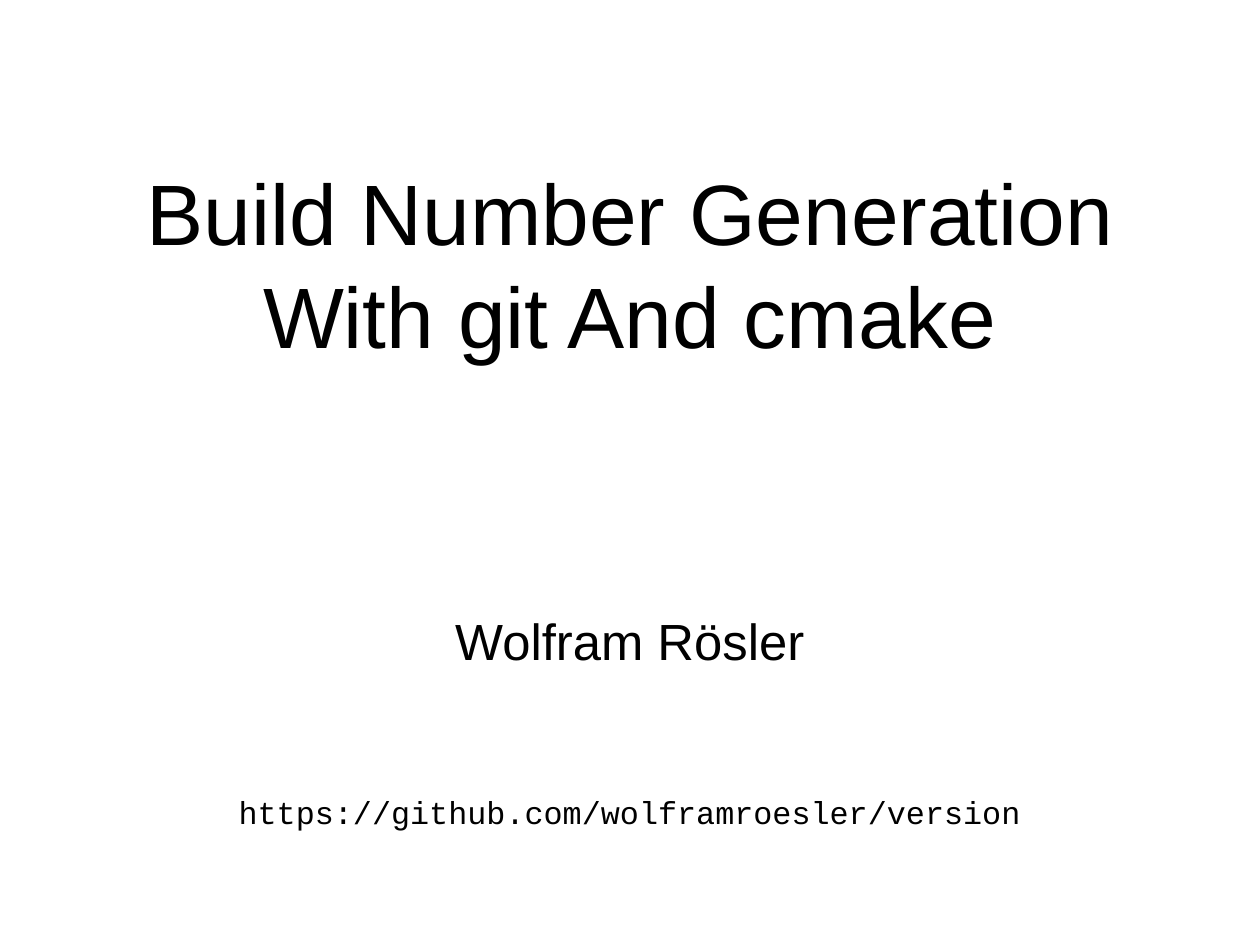
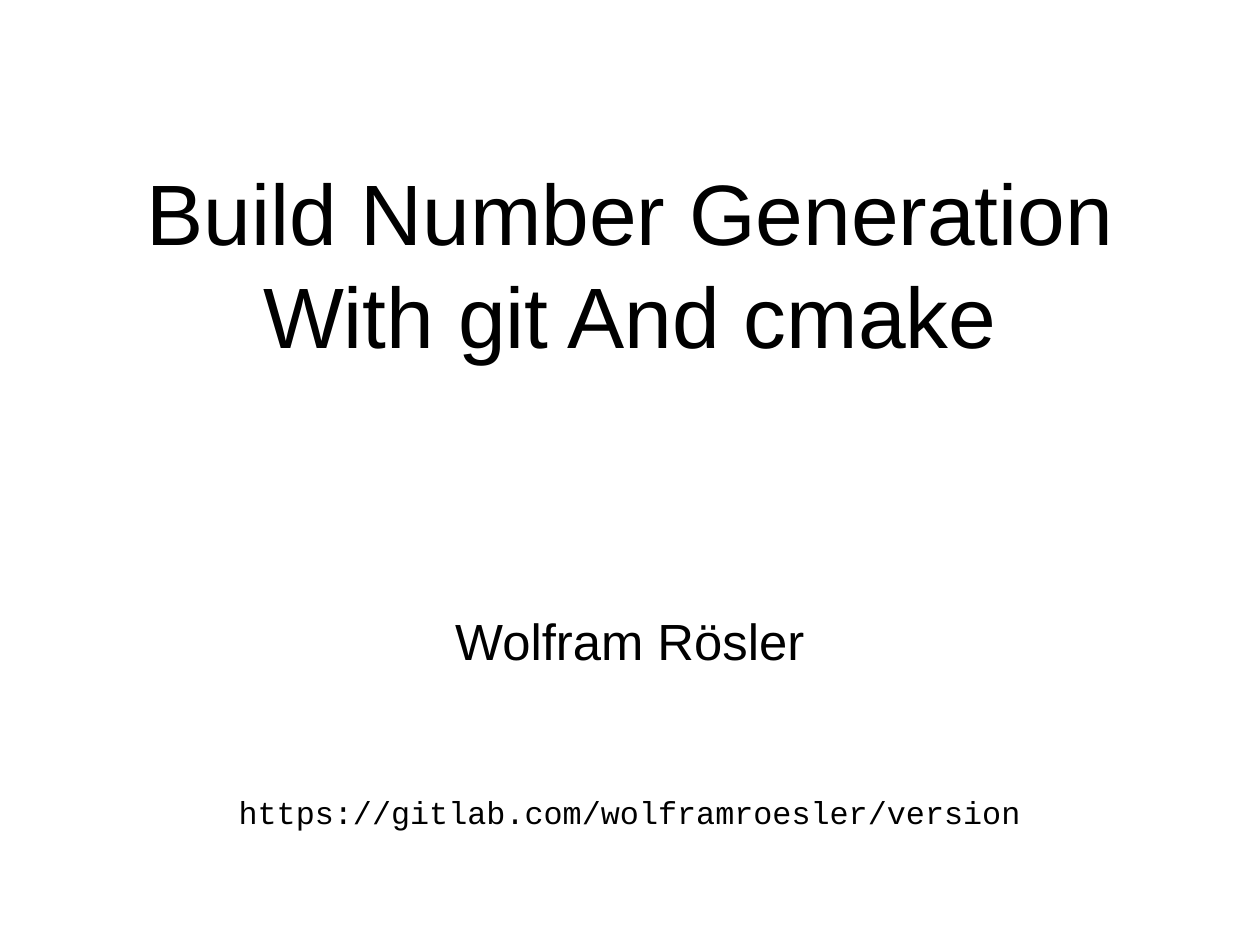
Before and after one commit to wolframroesler/Talks, a slide deck: slide 1 of VersionTitle.odp. Drawn at 1260x945 pixels with LibreOffice and Linux fonts; fonts in the diff are those of the drawing. Boxes give left, top, right and bottom in pixels: in the first picture for what was removed or moved away, otherwise in the second. Text is boxed around its words. In the diff, an @@ line names an element or a change of style, - is before the commit and + after.

Commit message:
Move to gitlab

```diff
--- a/VersionTitle.odp
+++ b/VersionTitle.odp
@@ subtitle at <box>239,801,1021,831</box>: text changed @@
-https://github.com/wolframroesler/version
+https://gitlab.com/wolframroesler/version
```
Also in this commit, not shown: 4 other files.
